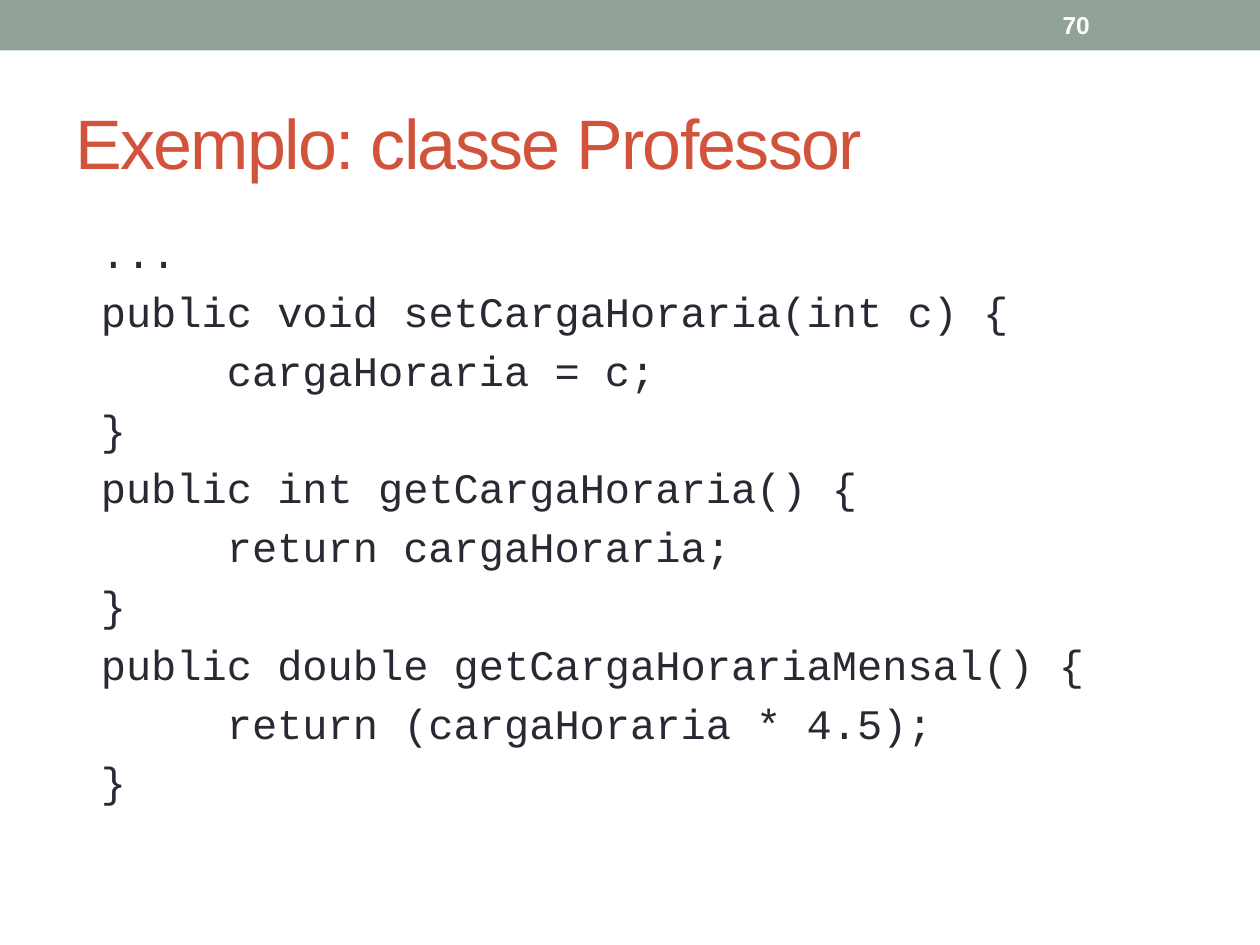
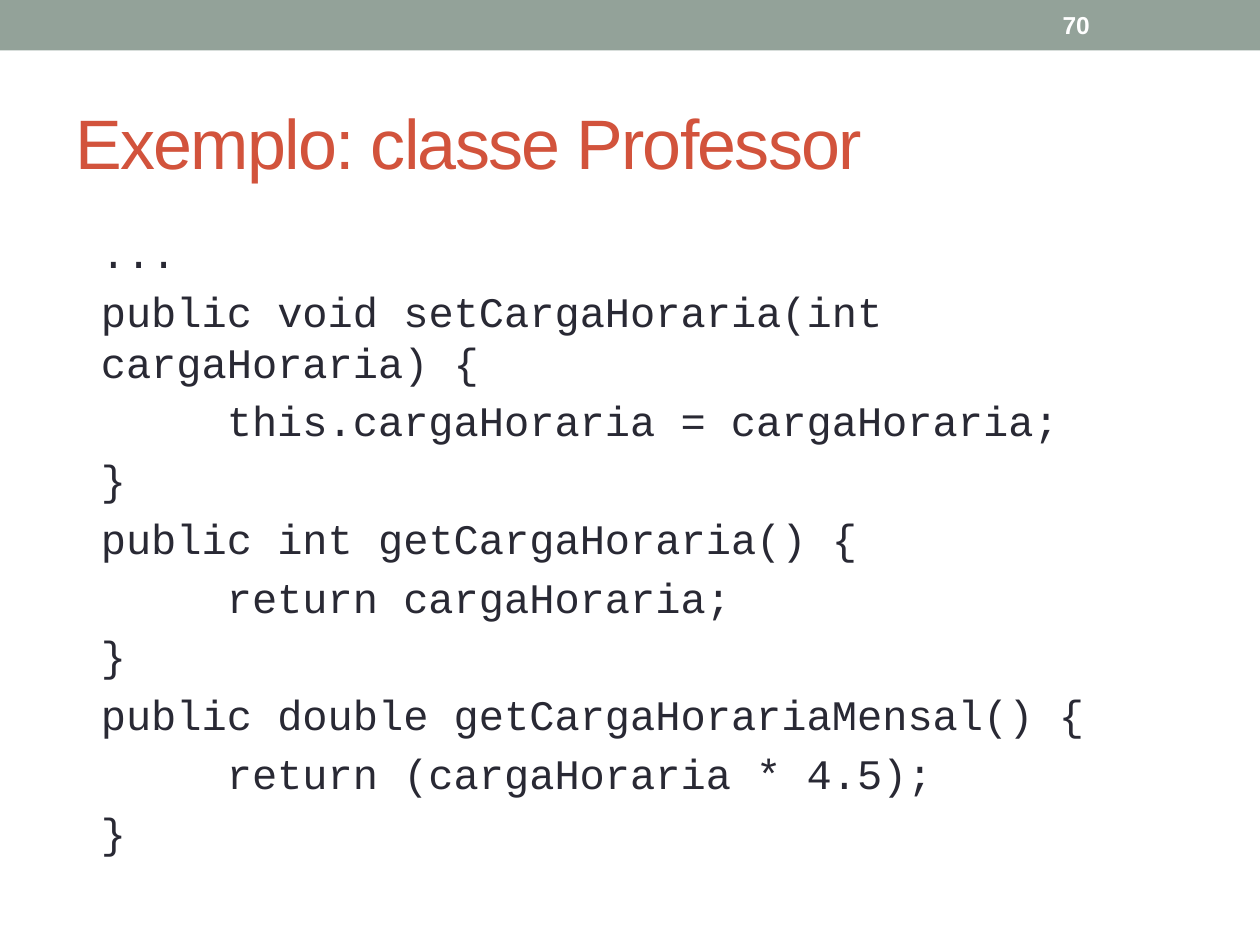
Before and after one commit to julioapm/JavaBasico, a slide deck: slide 70 of Material/JavaOO.pptx. Drawn at 1260x945 pixels with LibreOffice and Linux fonts; fonts in the diff are those of the drawing. Boxes give left, top, right and bottom in pixels: in the first picture for what was removed or moved away, otherwise in the second. Text is boxed around its words. In the diff, an @@ line names an element or a change of style, - is before the commit and + after.

```diff
--- a/Material/JavaOO.pptx
+++ b/Material/JavaOO.pptx
@@ text at [101,297,1059,445]: text changed @@
-public void setCargaHoraria(int c) {
-cargaHoraria = c;
+public void setCargaHoraria(int cargaHoraria) {
+this.cargaHoraria = cargaHoraria;
```
Also in this commit, not shown: 4 other slides changed.
